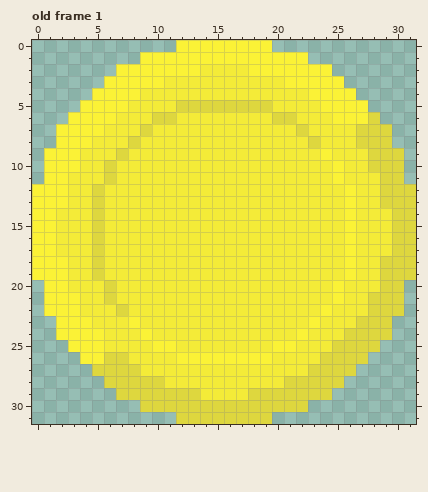
Pixel-art file: art/ase files/coin.ase. The first picture shows the starting point.
32x32 pixels, 1 frame. Shown: old frame 1. The commit also changed other frames, which this record leaves out.
New version:
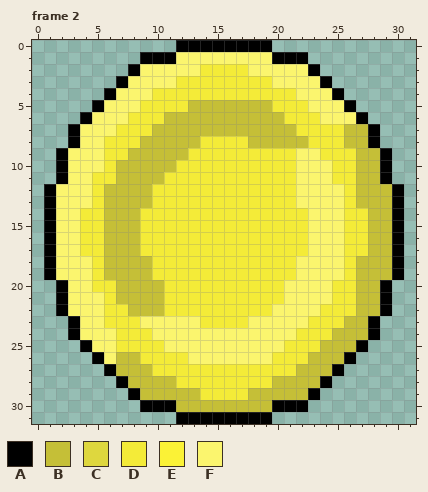
Palette (. is transparent): A #000000  B #c5bf37  C #ded73e  D #f4eb38  E #fbf236  F #fbf56e
A new or re-ordered frame is compared with the old frame closest to it.
Author's note on the commit: the coin looks much better now
What changed:
frames 1 -> 6
layer "Outline" added
Changed rows in their new state; - is an unchanged pixel.
Frame 2 is new; against old frame 1, layers "Outline", "Layer 1":
first column x 0:
 0 ------------AAAAAAAA------------
 1 ---------AAAFFFFFFFFAAA---------
 2 -------.AFFFFF----FFFFFA.-------
 3 ------.AFFFF--------FFFFA.------
 4 -----.AFFF------------FFFA.-----
 5 ----.AFFF---DBBBBBBB---FFFA.----
 6 ---.AFFF--DBBBBBBBBBBD--FFFA.---
 7 --.AFFF--DBBBBBBBBBBBBD---BBA.--
 8 --.AFF--DBBBBB----BBBBBD--BBA.--
 9 -.AFFF-DBBBBB---------FFD--BBA.-
10 -.AFFFDBBBBB----------FFFD-BBA.-
11 -.AFF-DBBBB-----------FFFD-BBA.-
12 .AFFFDBBBB------------FFFFDBBBA.
13 .AFFFDBBBB------------FFFFDBBBA.
14 .AFF-DBBB--------------FFFD-BBA.
15 .AFF-DBBB--------------FFFD-BBA.
16 .AFF-DBBB--------------FFFD-BBA.
17 .AFF-DBBB--------------FFFD-BBA.
18 .AFFFDBBBB------------FFFFDBBBA.
19 .AFFFDBBBB------------FFFFDBBBA.
20 -.AFF-DBBBB----------FFFFD-BBA.-
21 -.AFFFDBBBB----------FFFFD-BBA.-
22 -.AFFF-DBBB---------FFFFD--BBA.-
23 --.AFF--DFFFFF----FFFFFD--BBA.--
24 --.AFFF--DFFFFFFFFFFFFD--BBBA.--
25 ---.AFF---DFFFFFFFFFFD--BBBA.---
26 ----.AFBB---DFFFFFFF---BBBA.----
27 -----.ABBB------------BBBA.-----
28 ------.ABBBB--------BBBBA.------
29 -------.ABBBBB----BBBBBA.-------
30 ---------AAABBBBBBBBAAA---------
31 ------------AAAAAAAA------------
Changed places in both pictures, as pixel boxes (x1, y1, x2, y2):
changed: (32, 40, 416, 424)
